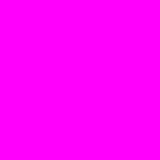
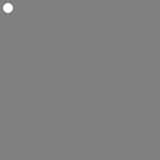
Two versions of the same layered image (160×160). Layer-by-layer changes:
added layer "Blue Player" above "Background" over [3, 3, 13, 13]
hid "Background" over [0, 0, 160, 160]
